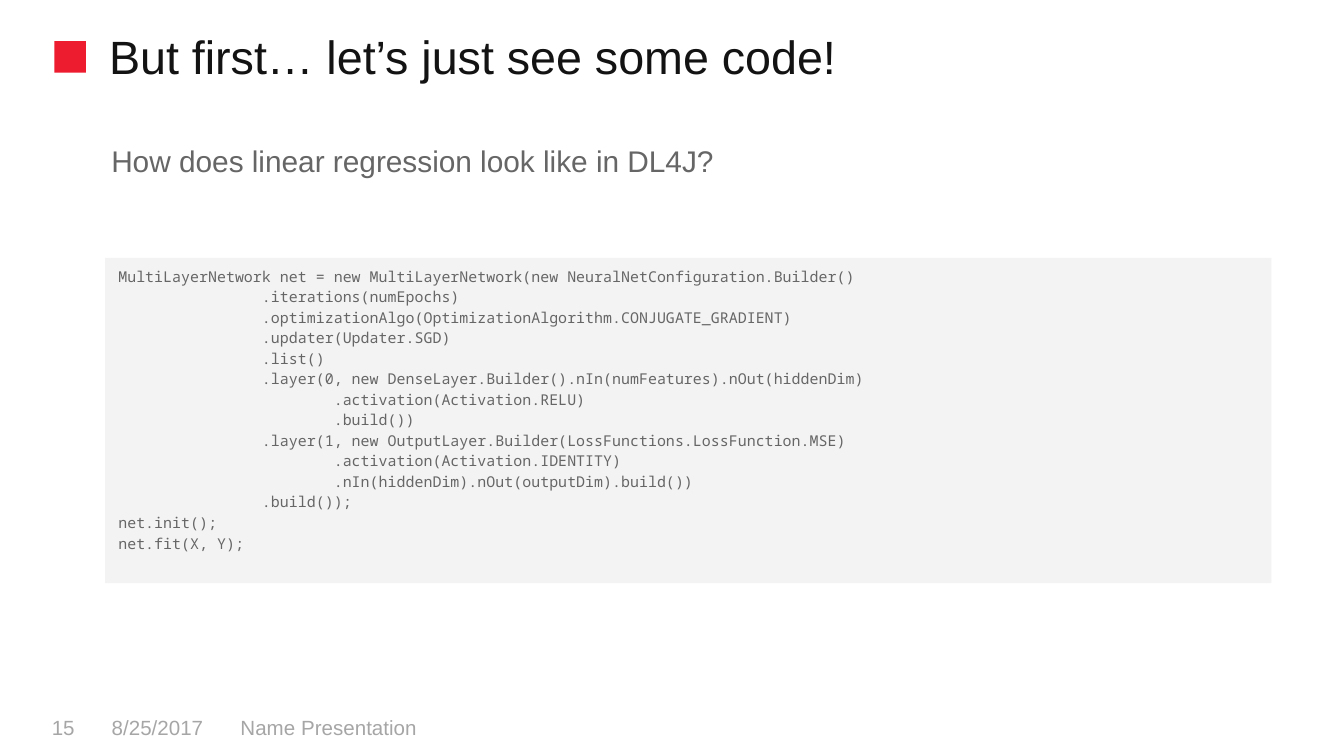
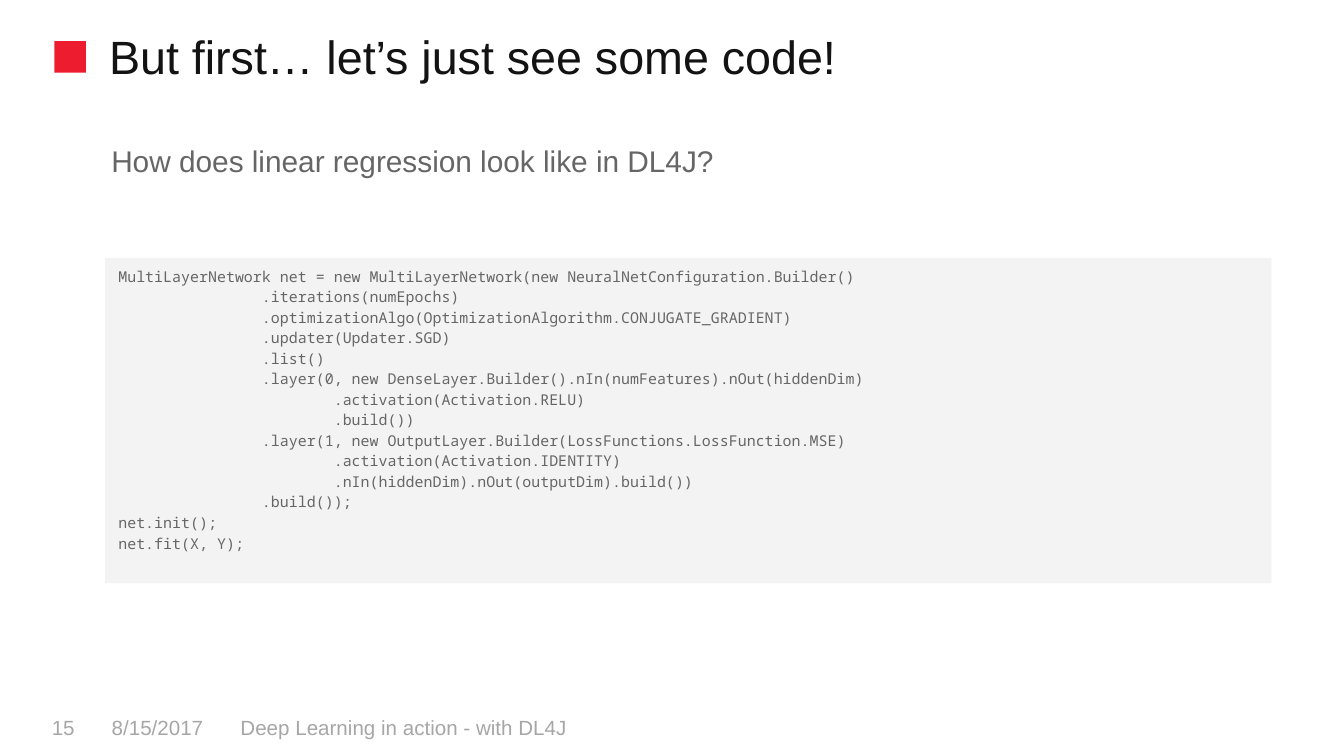
Before and after one commit to skeydan/dl4j_in_action, a slide deck: slide 15 of dl4j_in_action.pptx. Drawn at 1344x756 pixels with LibreOffice and Linux fonts; fonts in the diff are those of the drawing; background and template pictures are left out. Boxes give left, top, right and bottom in pixels: in the first picture for what was removed or moved away, otherwise in the second. Text is boxed around its words. In the diff, an @@ line names an element or a change of style, - is before the commit and + after.

```diff
--- a/dl4j_in_action.pptx
+++ b/dl4j_in_action.pptx
@@ text at <box>112,720,203,735</box>: text changed @@
-8/25/2017
+8/15/2017
@@ text at <box>240,720,566,739</box>: text changed @@
-Name Presentation
+Deep Learning in action - with DL4J
```
Also in this commit, not shown: 22 other slides changed, 2 slides added, 1 slide removed, 2 other files.
